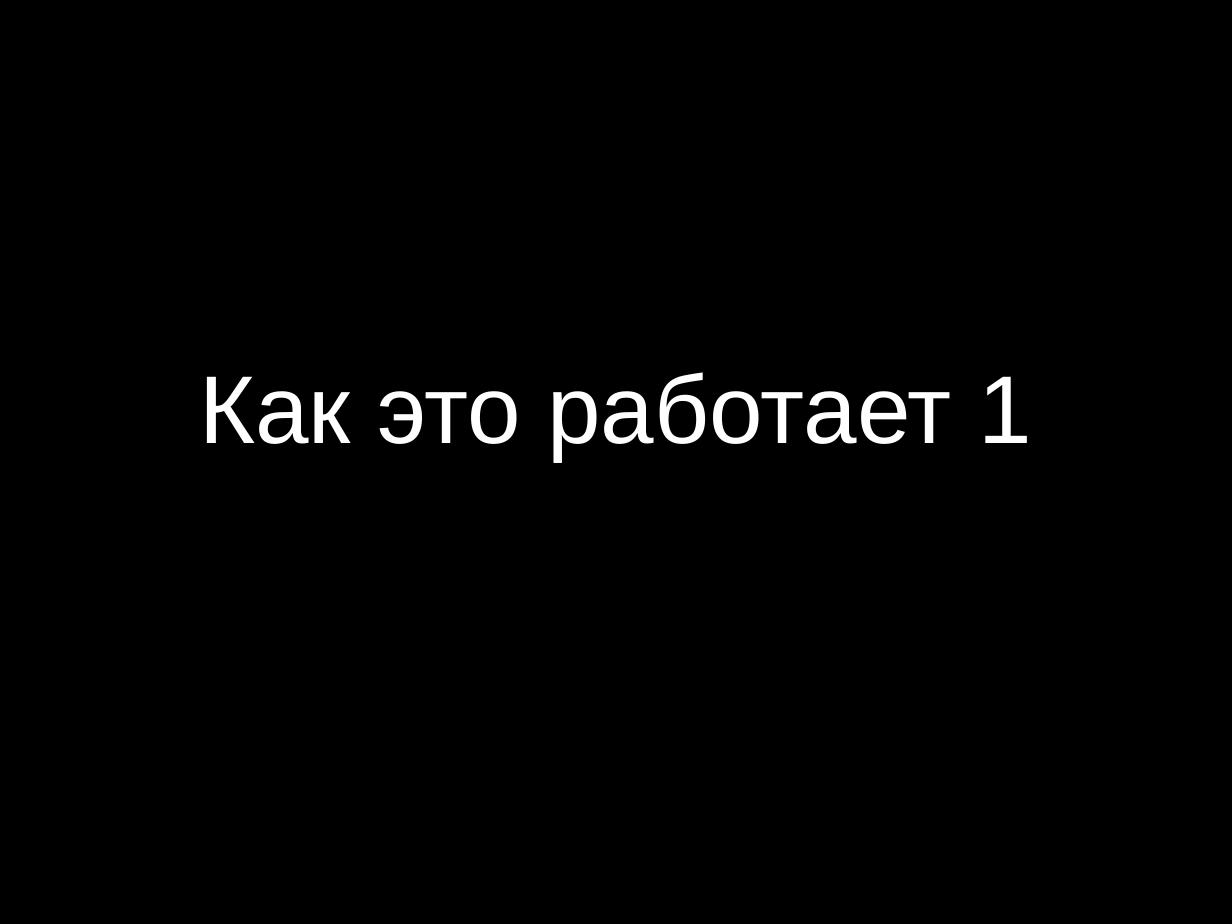
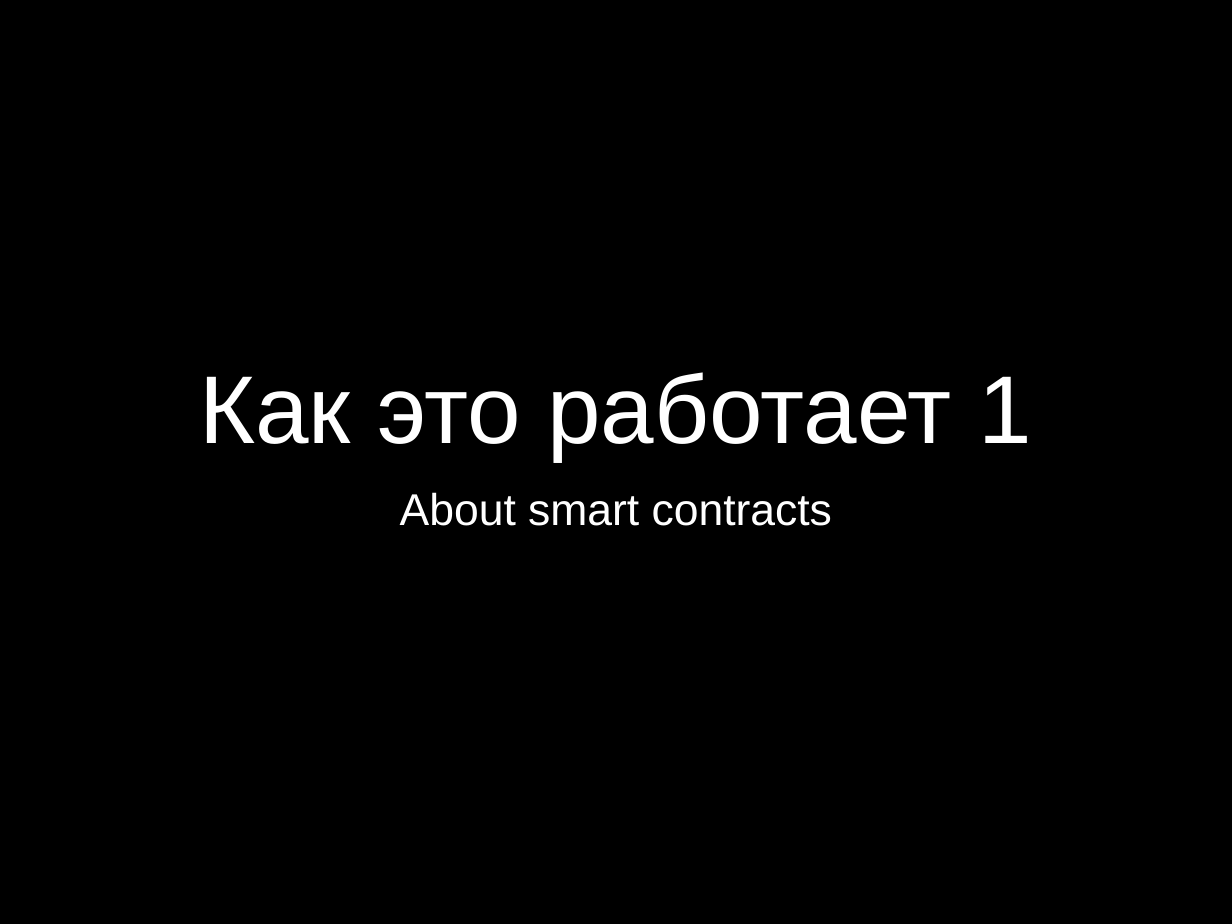
Before and after one commit to padap/hse_smart_contracts, a slide deck: slide 5 of presentation.pptx. Drawn at 1232x924 pixels with LibreOffice and Linux fonts; fonts in the diff are those of the drawing. Boxes give left, top, right and bottom in pixels: in the first picture for what was removed or moved away, otherwise in the second. Text is boxed around its words. In the diff, an @@ line names an element or a change of style, - is before the commit and + after.

```diff
--- a/presentation.pptx
+++ b/presentation.pptx
@@ subtitle added at <box>400,492,832,526</box>, 37 pt, text #FFFFFF @@
+About smart contracts
```
Also in this commit, not shown: 4 other slides changed, 2 slides added, 2 slides removed, 1 other file.
